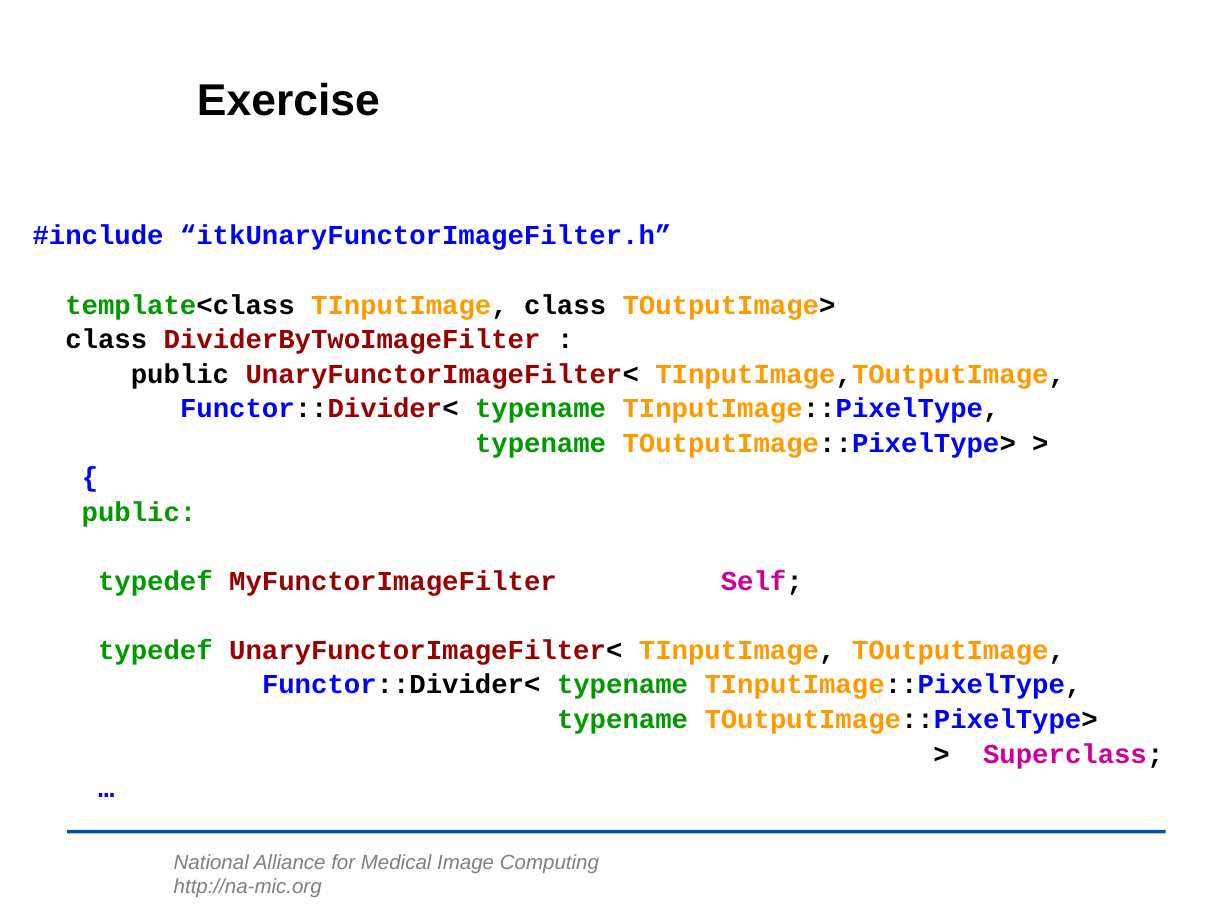
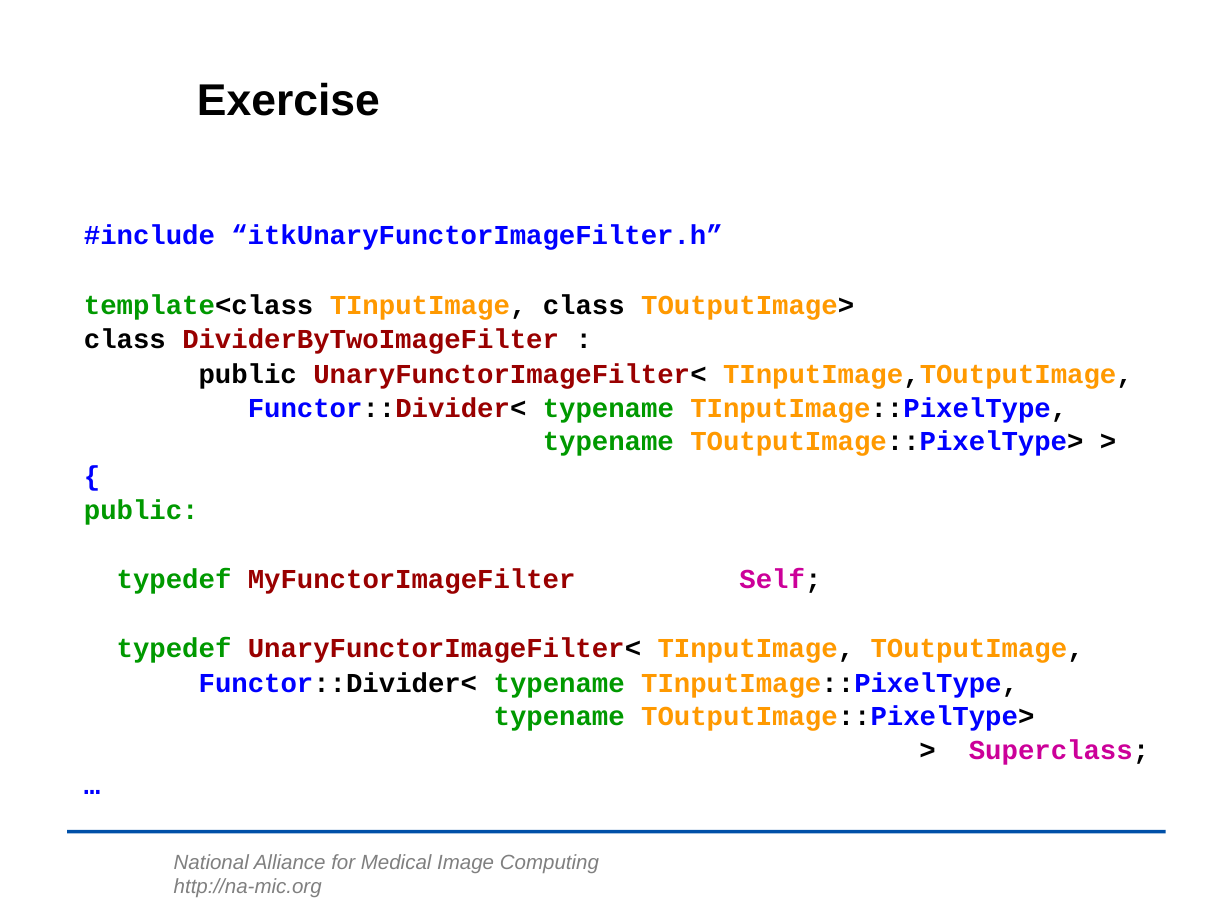
Before and after one commit to lheckemann/namic-sandbox, a slide deck: slide 23 of ITKAdvancedCourse/doc/presentations/Insight-Writing-a-New-Filter.ppt. Drawn at 1232x924 pixels with LibreOffice and Linux fonts; fonts in the diff are those of the drawing; background and template pictures are left out. Boxes give left, top, right and bottom in pixels: in the first picture for what was removed or moved away, otherwise in the second. Text is boxed around its words. In the diff, an @@ line names an element or a change of style, - is before the commit and + after.

```diff
--- a/ITKAdvancedCourse/doc/presentations/Insight-Writing-a-New-Filter.ppt
+++ b/ITKAdvancedCourse/doc/presentations/Insight-Writing-a-New-Filter.ppt
@@ text "#include “itkUnaryFunctorImageFilter.h”" moved from (x1=33, y1=225, x2=1163, y2=769) to (x1=84, y1=225, x2=1149, y2=765) @@
@@ text at (x1=248, y1=398, x2=1083, y2=456): text changed @@
-Functor::Divider< typename TInputImage::PixelType,
-typename TOutputImage::PixelType> >
+Functor::Divider< typename TInputImage::PixelType,
+typename TOutputImage::PixelType> >
@@ text at (x1=199, y1=672, x2=1034, y2=731): text changed @@
-Functor::Divider< typename TInputImage::PixelType,
-typename TOutputImage::PixelType>
+Functor::Divider< typename TInputImage::PixelType,
+typename TOutputImage::PixelType>
```
Also in this commit, not shown: 10 other slides changed, 16 slides added, 1 slide removed, 1 other file.
